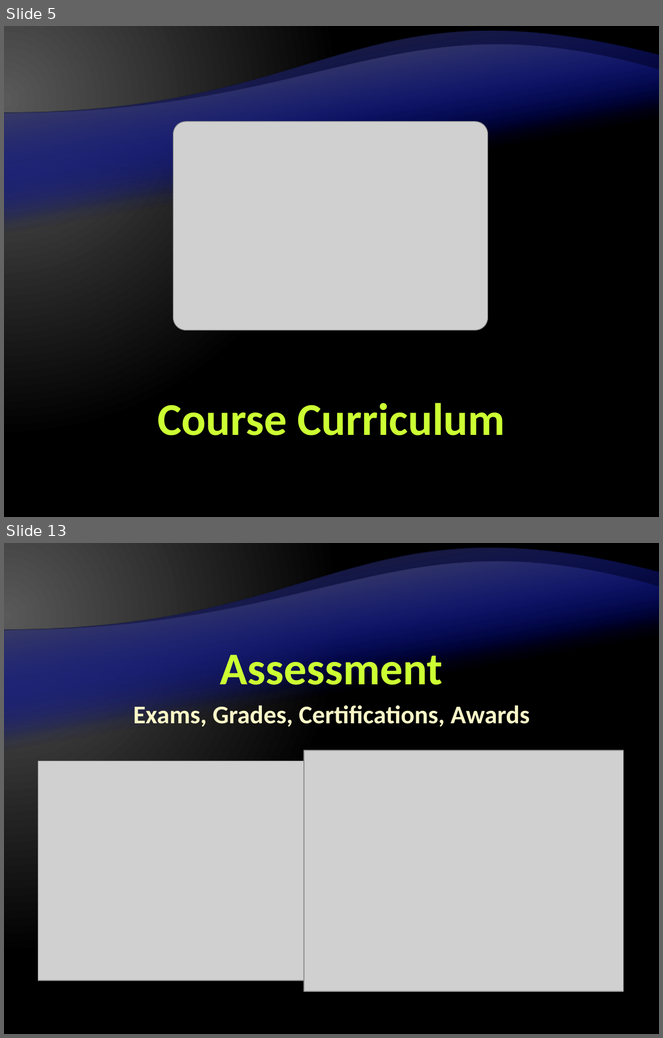
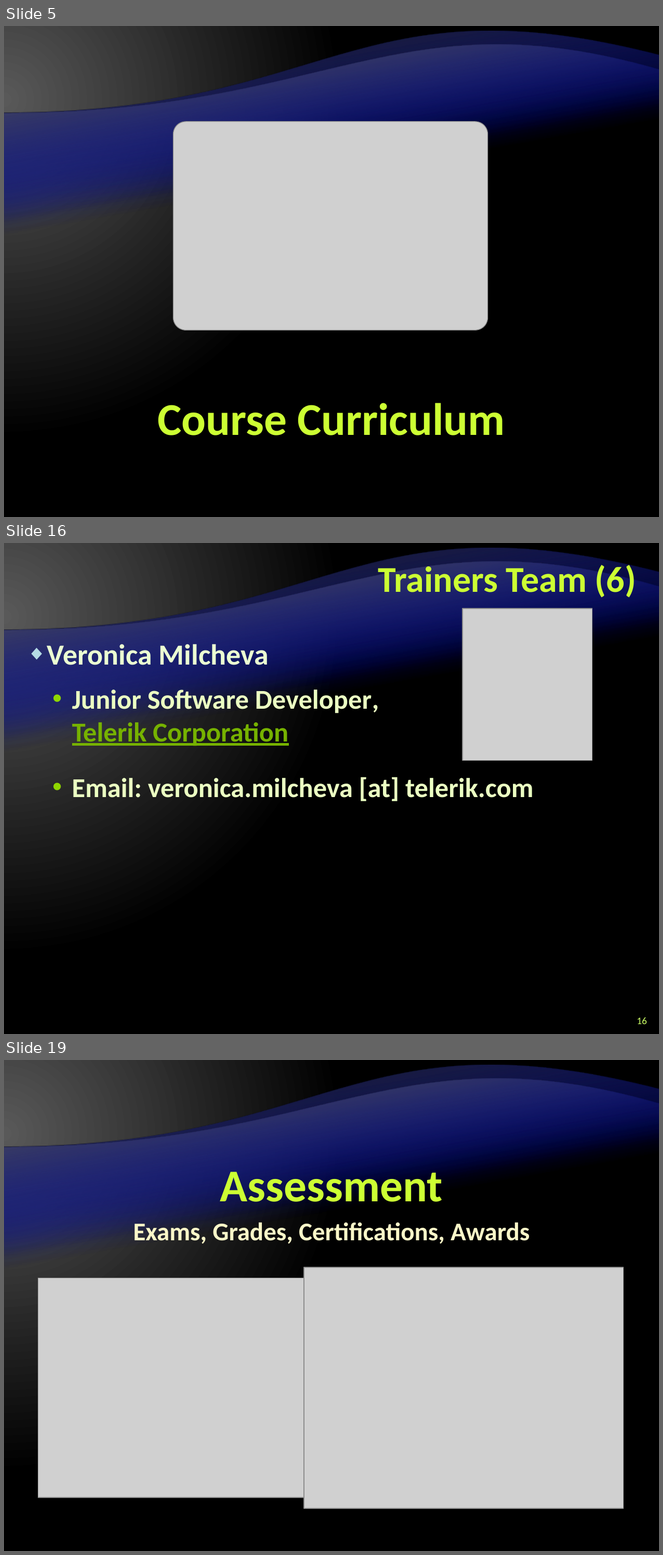
Before and after one commit to Graveheart/aspnetcourse, a slide deck: 2010/lectures/0. Course Introduction.pptx. Shown one above the other, each under a label of ours: slides 5 and 13 before the commit, slides 5, 16 and 19 after it; the slides between them are not shown. The pictures are 663x1038 and 663x1555 pixels, drawn with LibreOffice and Linux fonts; fonts in the diff are those of the drawing; grey boxes stand for pictures; background and template pictures are left out. Boxes give left, top, right and bottom in pixels: in the first picture for what was removed or moved away, otherwise in the second. Text is boxed around its words. In the diff, an @@ line names an element or a change of style, - is before the commit and + after.

Commit message:
added slides to the trainers section fixes to the formatting added Vesko and Shasho's pictures

```diff
--- a/2010/lectures/0. Course Introduction.pptx
+++ b/2010/lectures/0. Course Introduction.pptx
@@ slide 16 added at box(4, 543, 659, 1034), background gradient #595959 to #000000; not listed: 4 template elements that a slide beside it also shows @@
@@ title added at box(378, 562, 636, 598), 40 pt, text #CCFF33, bold @@
+Trainers Team (6)
@@ picture added at box(463, 609, 592, 760) @@
@@ text added at box(47, 644, 379, 746), 30 pt, text #EBFFC2, bold @@
+◆ Veronica Milcheva
+  • Junior Software Developer, Telerik Corporation
@@ text added at box(72, 777, 533, 801), 30 pt, text #EBFFC2, bold @@
+  • Email: veronica.milcheva [at] telerik.com
@@ page number added at box(637, 1018, 647, 1025), 11 pt, text #CCFF66 @@
+16
@@ what was slide 13 is now slide 19 @@
```
Also in this commit, not shown: 13 slides changed, 5 other slides added, 2 other files.
